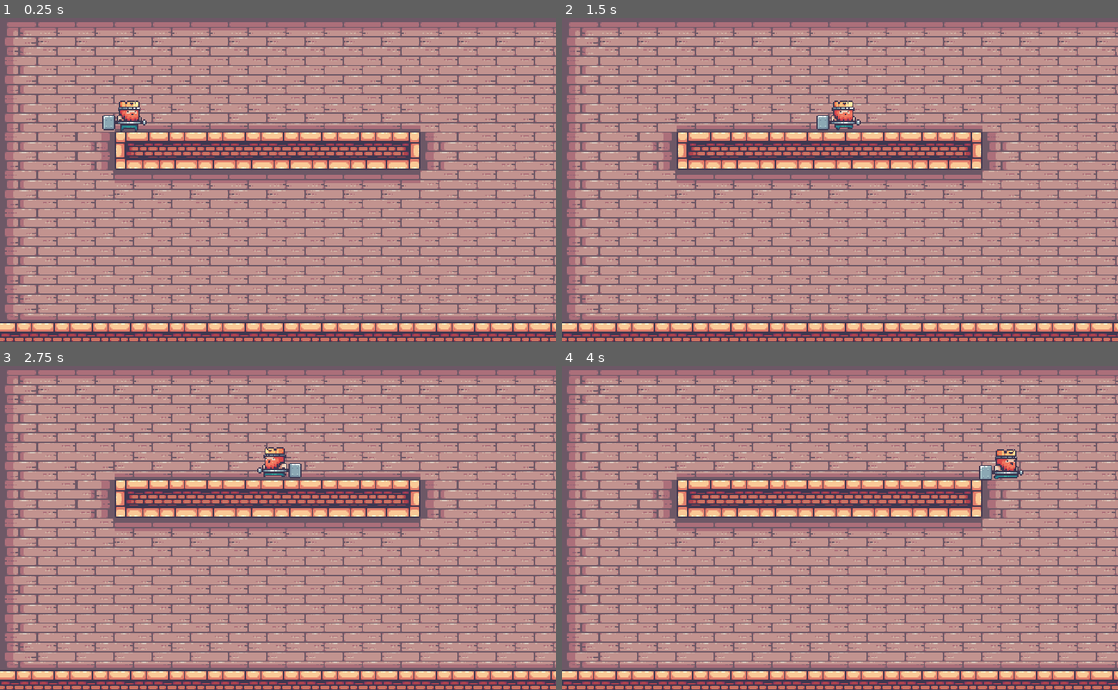
Above: before the commit, frames 1-4 (two rows, left to right).
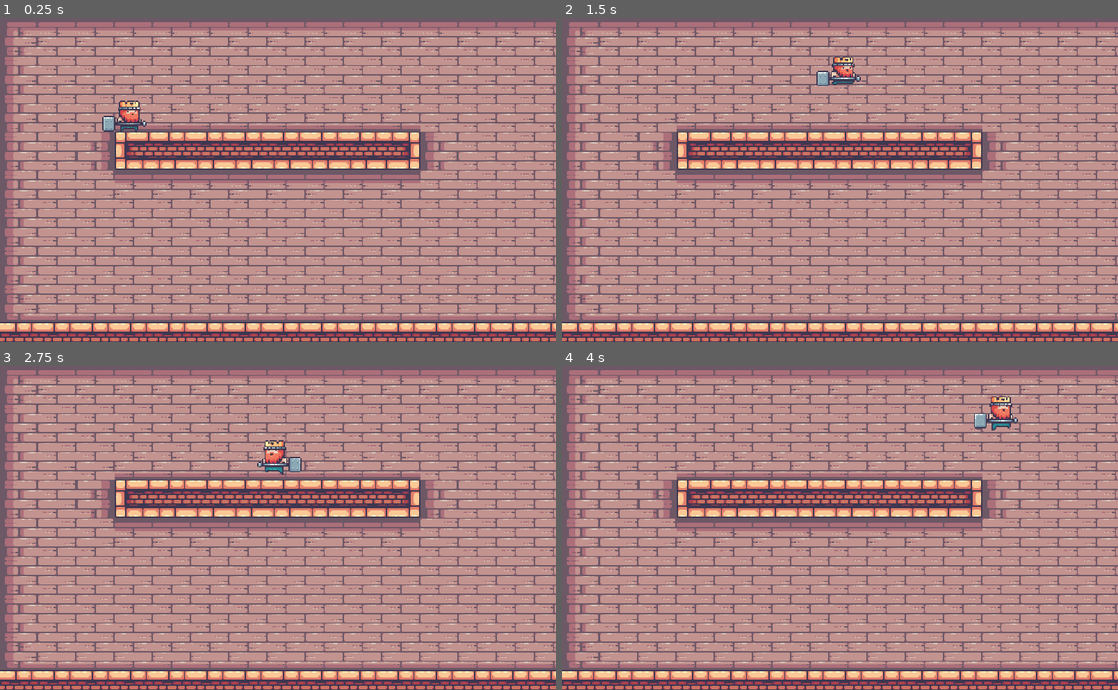
Above: after the commit, the same moments.

Repository: brunoskonrad/kings-and-pigs
Game: Godot game, scene res://Levels/Sandbox.tscn
Two runs of this game, one before a commit and one after it. Both use one fixed random seed, a clock stepped at 60 frames per second and the inputs below.
Inputs:
- Up to frame 1 (0.25 s): no input
- Up to frame 2 (1.5 s): hold Space (jump) 0.53-1.28 s; hold Right (ui_right) from 0.53 s (still down); tap Space (jump) at 1.35 s
- Up to frame 3 (2.75 s): tap Space (jump) at 1.52, 1.82 s; release Right (ui_right) at 2.03 s; hold Left (ui_left) from 2.03 s (still down); hold Space (jump) from 2.03 s (still down)
- Up to frame 4 (4 s): release Left (ui_left) at 2.78 s; release Space (jump) at 2.78 s; hold Right (ui_right) from 2.78 s (still down); tap Space (jump) at 2.85, 3.02, 3.32 s; hold Space (jump) from 3.53 s (still down)

The runs differ from the first frame. In frame 1, 0.2% of the frame differs, in the area x 18-27%, y 28-36%; in frame 2, 0.9%; in frame 3, 0.5%; in frame 4, 1.0%, in the area x 74-83%, y 9-36%.

Commit message:
A better jumping mechanic
But not a better code ):

Diff:
--- a/Actors/Player/Idle.gd
+++ b/Actors/Player/Idle.gd
@@ -1,12 +1,9 @@
 extends "res://Actors/Player/KingState.gd"
 
 func get_transition(delta):
-	match host().get_input_direction():
+	match host().get_running_direction():
 		"right", "left":
 			return "run"
-		"jump":
-			if host().can_jump():
-				return "jump"
 		_:
 			return null
 
--- a/Actors/Player/PlayerKing.gd
+++ b/Actors/Player/PlayerKing.gd
@@ -7,6 +7,7 @@
 const FLOOR = Vector2(0, -1)
 
 var gravity = 1500
+var is_jumping = false
 
 onready var animated_sprite: AnimatedSprite = $AnimatedSprite
 
@@ -15,22 +16,36 @@
 
 	if is_on_floor() and !is_on_air():
 		velocity.y = 0
+		if is_jumping:
+			is_jumping = false
+			$State.set_state($State/Idle)
+
+	if should_jump():
+		jump()
 
 	velocity.y += gravity * delta
 
 	move_and_slide(velocity, FLOOR)
 
-func get_input_direction():
-	if Input.is_action_pressed("ui_left"):
+func get_running_direction():
+	var left = Input.is_action_pressed("ui_left")
+	var right = Input.is_action_pressed("ui_right")
+
+	if left and right:
+		return null
+	if left:
 		return "left"
-	if Input.is_action_pressed("ui_right"):
+	if right:
 		return "right"
-	if Input.is_action_pressed("jump"):
-		return "jump"
 	return null
+
+func jump():
+	velocity.y = -550
+	animated_sprite.play("jump")
+	is_jumping = true
 
 func is_on_air():
 	return $State.state.state_name == 'jump'
 
-func can_jump():
-	return !is_on_air() && is_on_floor()
+func should_jump():
+	return Input.is_action_pressed("jump") and !is_on_air() and is_on_floor()
--- a/Actors/Player/PlayerKing.tscn
+++ b/Actors/Player/PlayerKing.tscn
@@ -123,7 +123,7 @@
 [node name="AnimatedSprite" type="AnimatedSprite" parent="."]
 frames = SubResource( 43 )
 animation = "idle"
-frame = 4
+frame = 9
 playing = true
 
 [node name="BodyCollision" type="CollisionShape2D" parent="."]
--- a/Actors/Player/Run.gd
+++ b/Actors/Player/Run.gd
@@ -1,7 +1,7 @@
 extends "res://Actors/Player/KingState.gd"
 
 func state_logic(delta):
-	match host().get_input_direction():
+	match host().get_running_direction():
 		"right":
 			run_to_right()
 		"left":
@@ -13,12 +13,8 @@
 	host().animated_sprite.play("run")
 
 func get_transition(delta):
-	match host().get_input_direction():
-		"jump":
-			if host().can_jump():
-				return "jump"
-		null:
-			return "idle"
+	if !host().get_running_direction():
+		return "idle"
 
 func run_to_right():
 	host().velocity.x = 300
